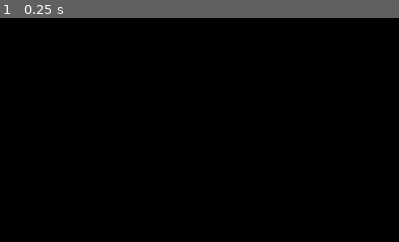
Above: before the commit, frame 1.
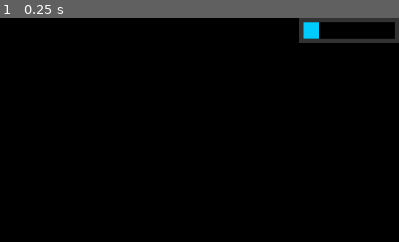
Above: after the commit, the same moment.

Repository: ricargoes/super-platypus-drifter
Game: Godot game, scene res://actors/Ship.tscn
Same seed, same stepped clock (60 frames per second), same inputs: the game is played once before the commit and once after it. The project has no main scene, so this scene is started directly.
Inputs:
- Up to frame 1 (0.25 s): no input
The pictures show only the part of the screen within x 50-100%, y 0-50%; the shares and areas given below are measured in that part.

The runs differ from the first frame. In frame 1, 1.4% of the frame differs, in the area x 74-100%, y 0-12%.

Commit message:
Ship GUI attached to Ship node and clear old progress bar

Diff:
--- a/actors/Ship.tscn
+++ b/actors/Ship.tscn
@@ -7,6 +7,7 @@
 [ext_resource path="res://actors/Ship Animations & Effects/Propulsor_&_illumination1.png" type="Texture" id=5]
 [ext_resource path="res://actors/Ship Animations & Effects/Propulsor_&_illumination5.png" type="Texture" id=6]
 [ext_resource path="res://actors/Ship Animations & Effects/Propulsor_&_illumination3.png" type="Texture" id=7]
+[ext_resource path="res://interface/ShipGUI.tscn" type="PackedScene" id=8]
 
 [sub_resource type="CapsuleShape2D" id=1]
 radius = 8.375
@@ -39,3 +40,5 @@
 [node name="UnlockedTime" type="Timer" parent="."]
 wait_time = 0.5
 one_shot = true
+
+[node name="ShipGUI" parent="." instance=ExtResource( 8 )]
--- a/interface/IndicatorBar.gd
+++ /dev/null
@@ -1,19 +0,0 @@
-extends Control
-
-export var maximun = 100
-export var minimun = 0
-var current = 100
-
-onready var fill = get_node("Fill")
-onready var fill_width = fill.texture.get_size()[0]
-
-func _ready():
-	_update_bar()
-
-func _update_bar():
-	var new_width = int(float(current)/float(maximun)*fill_width)
-	fill.set_custom_minimum_size(Vector2(new_width, 60))
-
-func set_current(new_value):
-	current = new_value
-	_update_bar()
--- a/interface/IndicatorBar.tscn
+++ /dev/null
@@ -1,20 +0,0 @@
-[gd_scene load_steps=4 format=2]
-
-[ext_resource path="res://interface/indicator_bar_bg.png" type="Texture" id=1]
-[ext_resource path="res://interface/indicator_bar_fill.png" type="Texture" id=2]
-[ext_resource path="res://interface/IndicatorBar.gd" type="Script" id=3]
-
-[node name="IndicatorBar" type="Control"]
-script = ExtResource( 3 )
-__meta__ = {
-"_edit_use_anchors_": false
-}
-
-[node name="Bg" type="TextureRect" parent="."]
-texture = ExtResource( 1 )
-
-[node name="Fill" type="TextureRect" parent="."]
-rect_min_size = Vector2( 240, 60 )
-texture = ExtResource( 2 )
-expand = true
-stretch_mode = 2
--- /dev/null
+++ b/interface/ShipGUI.tscn
@@ -0,0 +1,18 @@
+[gd_scene load_steps=3 format=2]
+
+[ext_resource path="res://interface/indicator_bar_fill.png" type="Texture" id=1]
+[ext_resource path="res://interface/indicator_bar_bg.png" type="Texture" id=2]
+
+[node name="ShipGUI" type="CanvasLayer"]
+
+[node name="FuelBar" type="TextureProgress" parent="."]
+anchor_left = 1.0
+anchor_right = 1.0
+margin_left = -240.0
+margin_bottom = 60.0
+value = 20.0
+texture_over = ExtResource( 2 )
+texture_progress = ExtResource( 1 )
+__meta__ = {
+"_edit_use_anchors_": false
+}
Not shown: 1 places in actors/Ship.tscn that only renumber resources
